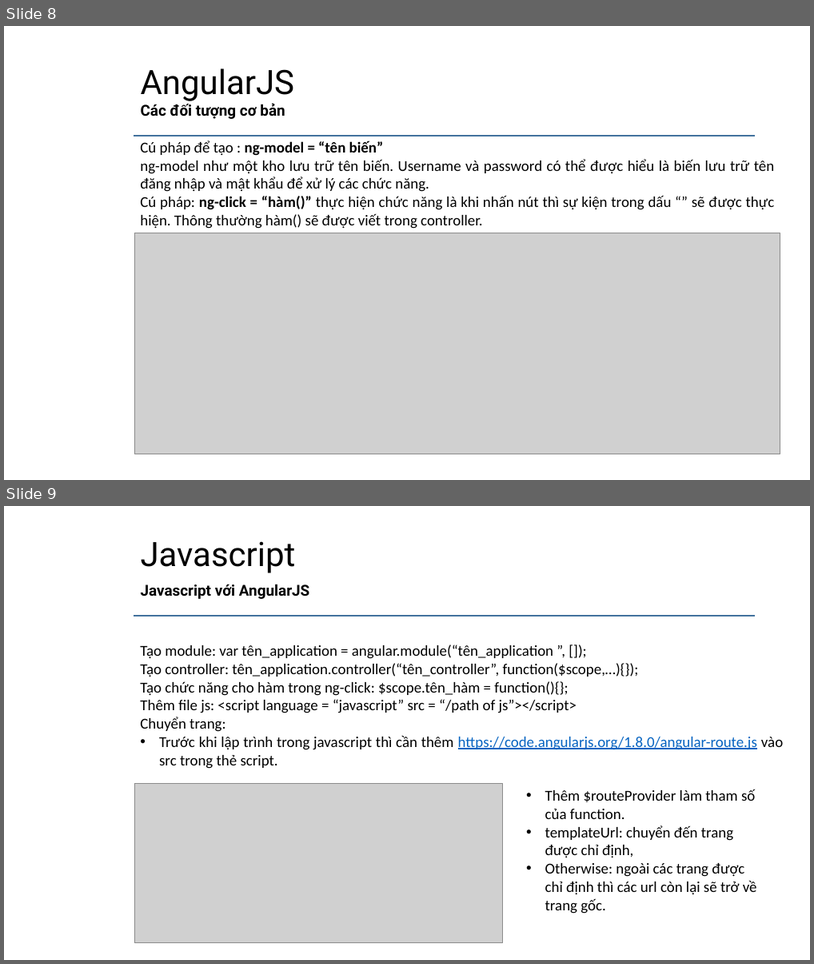
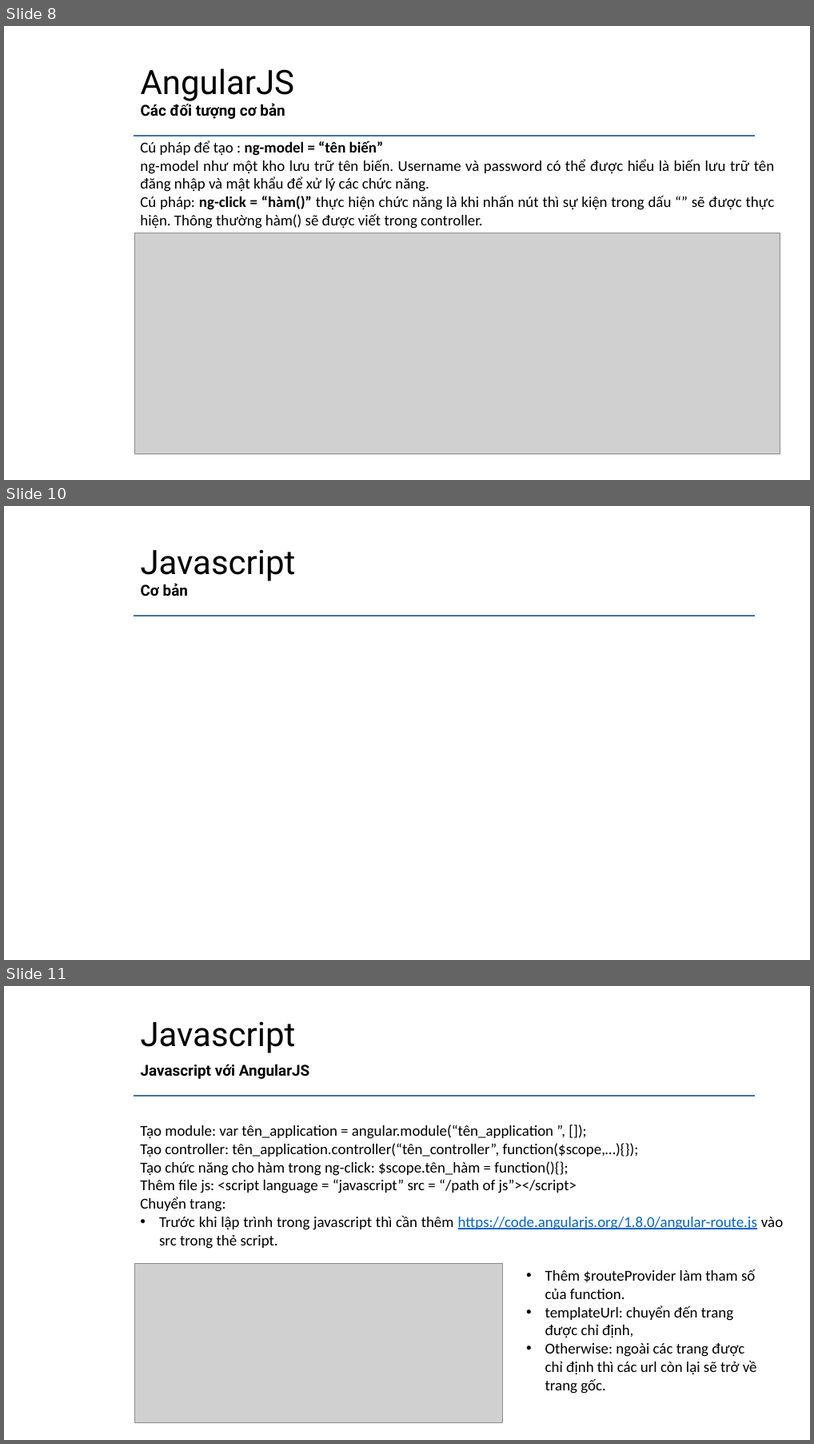
Before and after one commit to daotuyen9244/Indruino-Iot-Project, a slide deck: FW/Minh/Task4/Task4 - Minh.pptx. Shown one above the other, each under a label of ours: slides 8 and 9 before the commit, slides 8, 10 and 11 after it; the slides between them are not shown. The pictures are 814x964 and 814x1444 pixels, drawn with LibreOffice and Linux fonts; fonts in the diff are those of the drawing; grey boxes stand for pictures; background and template pictures are left out. Boxes give left, top, right and bottom in pixels: in the first picture for what was removed or moved away, otherwise in the second. Text is boxed around its words. In the diff, an @@ line names an element or a change of style, - is before the commit and + after.

```diff
--- a/FW/Minh/Task4/Task4 - Minh.pptx
+++ b/FW/Minh/Task4/Task4 - Minh.pptx
@@ slide 10 added at [4,506,810,960], background #FFFFFF; not listed: 1 template element that a slide beside it also shows @@
@@ title added at [141,549,296,581], 40 pt, text #000000 @@
+Javascript
@@ subtitle added at [141,583,188,596], 18 pt, text #000000, bold @@
+Cơ bản
@@ what was slide 9 is now slide 11 @@
```
Also in this commit, not shown: 1 other slide added, 1 other file.
